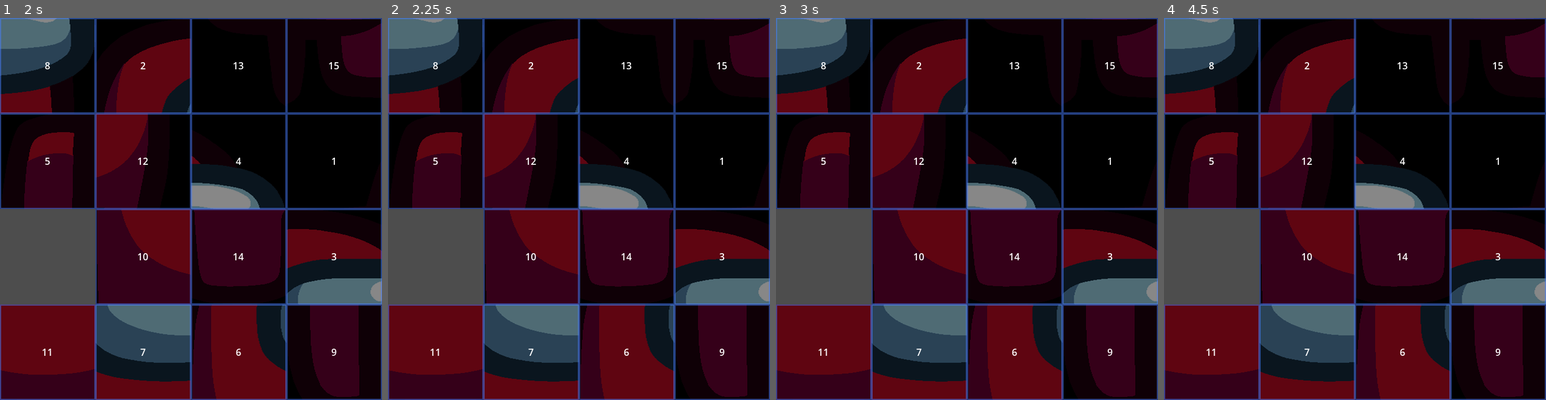
Above: before the commit, frames 1-4 (left to right).
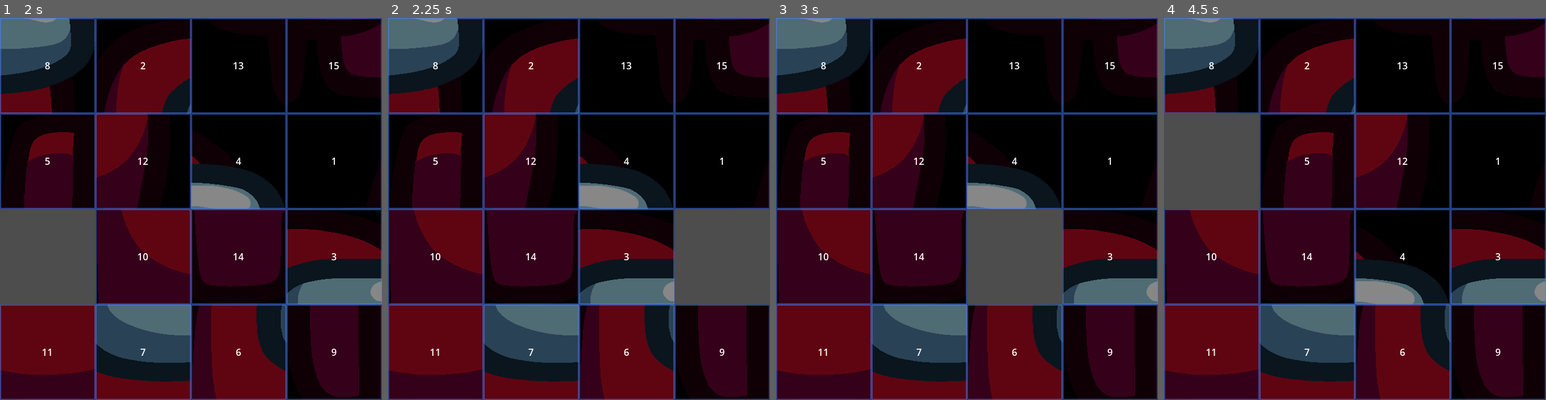
Above: after the commit, the same moments.

Repository: axisd/godot_2d_slide
Game: Godot game, scene res://src/scenes/board/board.tscn
The game is run twice, just before and just after one commit, with the same random seed, the same clock (stepped at 60 frames per second) and the same inputs. This scene is started directly instead of the project's main scene.
Inputs (mouse positions are in pixels of both pictures, inside the frame that each line leads up to):
- Up to frame 1 (2 s): click (45, 63) at 0.5 s; click (145, 63) at 1.27 s
- Up to frame 2 (2.25 s): click (724, 254) at 2.02 s
- Up to frame 3 (3 s): click (1012, 254) at 2.77 s
- Up to frame 4 (4.5 s): click (1400, 163) at 3.52 s; click (1209, 163) at 4.27 s

Frame 1 is identical in both runs. In frame 2, 22% of the frame differs, in the area x 0-100%, y 50-75%; in frame 3, 16%; in frame 4, 29%, in the area x 0-75%, y 25-75%.
Error before the commit: Invalid access of index '3' on a base object of type: 'Array'. (res://src/scenes/board/board.gd:154)

Commit message:
fix tween connect

Diff:
--- a/src/scenes/board/board.gd
+++ b/src/scenes/board/board.gd
@@ -30,7 +30,7 @@
 		for c in range(_size):
 
 			# choose which is empty cell
-			if (value == _size*_size):
+			if (value == _size * _size):
 				board[r].append(0)
 				empty = Vector2(c, r)
 			else:
@@ -259,20 +259,20 @@
 	var empty_index = row.find(0)
 	if dir == 1:
 		# slide towards the right
-		var start = row.slice(0, limiter)
+		var start = row.slice(0, limiter + 1)
 		start.pop_back()
-		var pre = row.slice(limiter, empty_index)
+		var pre = row.slice(limiter, empty_index + 1)
 		pre.pop_back()
 		var post = row.slice(empty_index, row.size())
 		post.pop_front()
 		return start + [0] + pre + post
 	else:
 		# slide towards the left
-		var pre = row.slice(0, empty_index)
+		var pre = row.slice(0, empty_index + 1)
 		pre.pop_back()
-		var post = row.slice(empty_index, limiter)
+		var post = row.slice(empty_index, limiter + 1)
 		post.pop_front()
-		var end = row.slice(limiter, row.size() - 1)
+		var end = row.slice(limiter, row.size())
 		end.pop_front()
 		return pre + post + [0] + end
 
@@ -281,22 +281,21 @@
 
 	if dir == 1:
 		# slide down
-		var start = col.slice(0, limiter)
+		var start = col.slice(0, limiter + 1)
 		start.pop_back()
-		var pre = col.slice(limiter, empty_index)
+		var pre = col.slice(limiter, empty_index + 1)
 		pre.pop_back()
-		var post = col.slice(empty_index, col.size() - 1)
+		var post = col.slice(empty_index, col.size())
 		post.pop_front()
 
 		return start + [0] + pre + post
 	else:
 		# slide up
-		# slide towards the left
-		var pre = col.slice(0, empty_index)
+		var pre = col.slice(0, empty_index + 1)
 		pre.pop_back()
-		var post = col.slice(empty_index, limiter)
+		var post = col.slice(empty_index, limiter + 1)
 		post.pop_front()
-		var end = col.slice(limiter, col.size() - 1)
+		var end = col.slice(limiter, col.size())
 		end.pop_front()
 		return pre + post + [0] + end
 
--- a/src/scenes/tile/Tile.gd
+++ b/src/scenes/tile/Tile.gd
@@ -39,8 +39,9 @@
 # slide the tile to a new position
 func slide_to(new_position, duration):
 	var tween = get_tree().create_tween()
-	tween.finished.connect(_on_tween_tween_completed)
-	tween.tween_property(self, "rect_position", new_position, duration)
+	tween.tween_property(self, "position", new_position, duration)
+	await tween.finished
+	_on_tween_tween_completed()
 
 # hide/show the number of the tile
 func set_number_visible(state):
@@ -51,5 +52,5 @@
 	emit_signal("tile_pressed", number)
 
 # tile has finished sliding
-func _on_tween_tween_completed(_object, _key):
+func _on_tween_tween_completed():
 	emit_signal("slide_completed", number)
